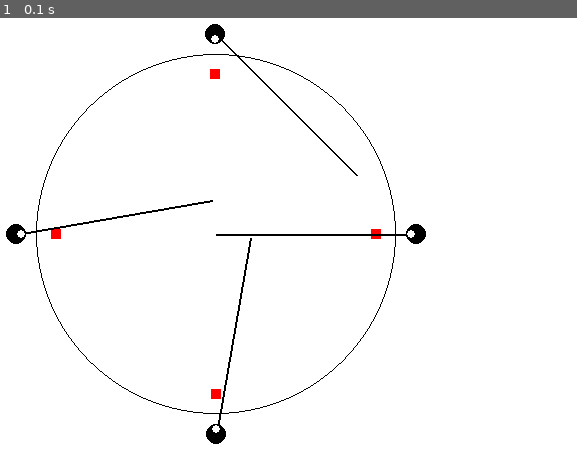
Above: before the commit, frame 1.
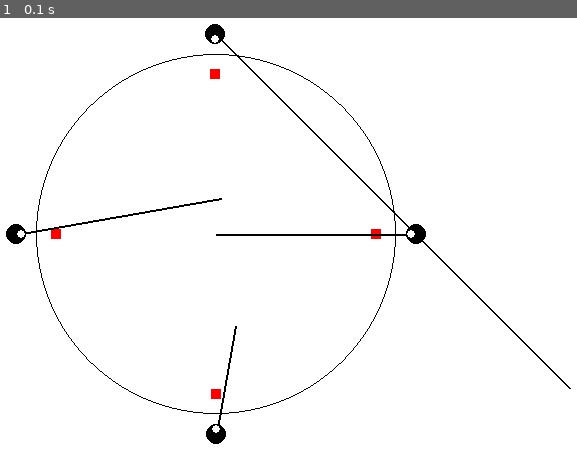
Above: after the commit, the same moment.

Repository: holistudio/mewantfood
Game: pygame game, started from pygame/game.py
The game is run twice, just before and just after one commit, with the same random seed, the same clock (stepped at 60 frames per second) and the same inputs.
Inputs:
- Up to frame 1 (0.1 s): no input

The runs differ from the first frame. In frame 1, 0.3% of the frame differs, in the area x 10-99%, y 36-92%.

Commit message:
Update game.py
- different spoon lengths
- make sure spoon lengths and angles are queried every frame/timestep

Diff:
--- a/pygame/game.py
+++ b/pygame/game.py
@@ -22,7 +22,7 @@
     unit_vector = (-math.cos(theta_rad), -math.sin(theta_rad))
     agent_forwards.append(unit_vector)
 
-spoon_angles = [0, 10, -10, -45]
+
 
 def polar_to_cartesian(r, theta):
     # assume theta is in degrees
@@ -54,6 +54,9 @@
         if event.type == pygame.QUIT:
             running = False
 
+    spoon_lengths = [200, 110, 209, 501]
+    spoon_angles = [0, 10, -10, -45]
+
     screen.fill(WHITE)
 
     # Draw the table
@@ -75,7 +78,7 @@
 
         # Calculate the spoon's absolute angle
         spoon_angle = theta + 180 + spoon_angles[i]
-        end_x_cart, end_y_cart = polar_to_cartesian(200, spoon_angle)
+        end_x_cart, end_y_cart = polar_to_cartesian(spoon_lengths[i], spoon_angle)
         end_x = start_x + int(end_x_cart)
         end_y = start_y + int(end_y_cart)
         pygame.draw.line(screen, BLACK, (start_x, start_y), (end_x, end_y), 2)
